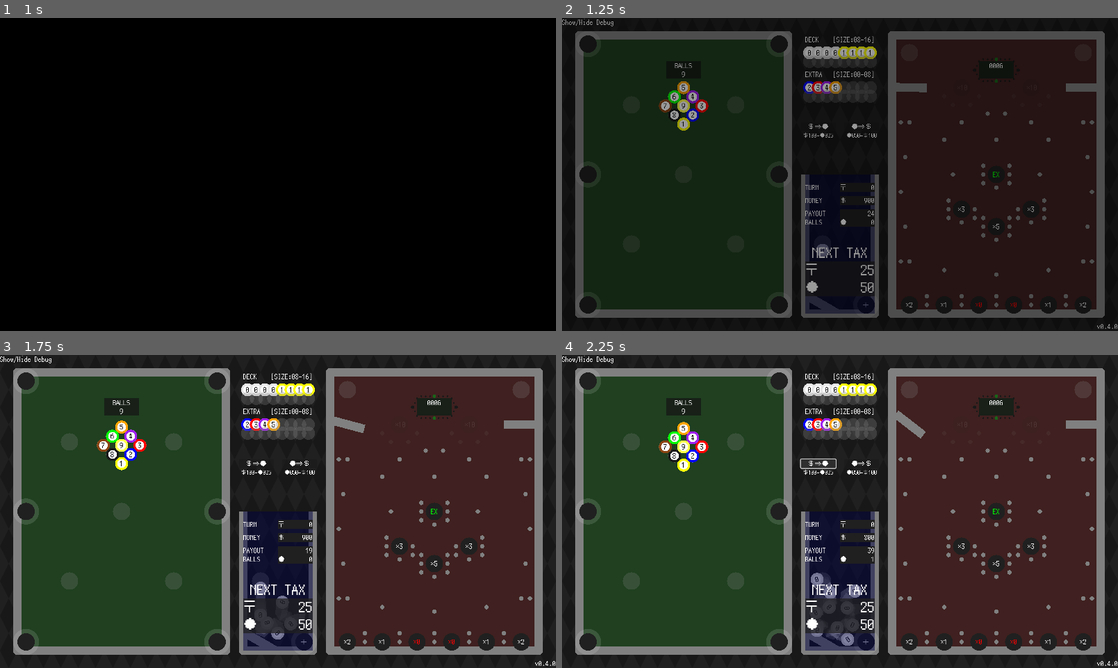
Above: before the commit, frames 1-4 (two rows, left to right).
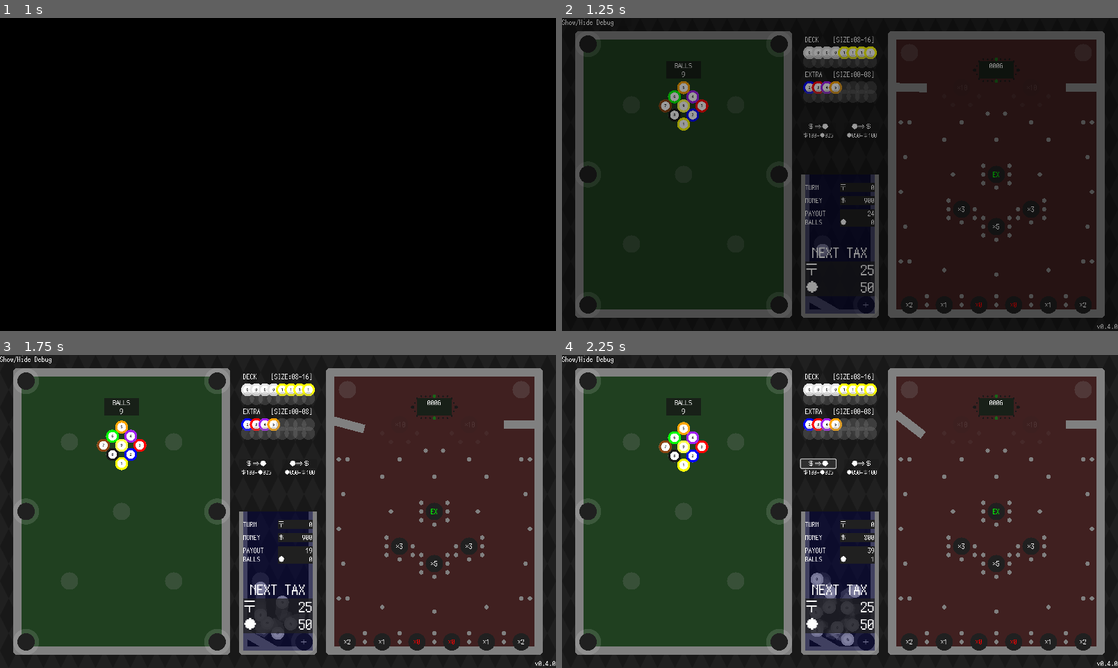
Above: after the commit, the same moments.

Repository: kamikoloss/gamball
Game: Godot game, scene res://scenes/main.tscn
Two runs of this game, one before a commit and one after it. Both use one fixed random seed, a clock stepped at 60 frames per second and the inputs below. Sound files missing from this copy of the repository are replaced by a short silence.
Inputs (mouse positions are in pixels of both pictures, inside the frame that each line leads up to):
- Up to frame 1 (1 s): click "PLAY" at 0.5 s
- Up to frame 2 (1.25 s): no input
- Up to frame 3 (1.75 s): click (122, 461) at 1.27 s
- Up to frame 4 (2.25 s): click "＄⇒●" at 2 s

Frame 1 is identical in both runs. In frame 2, 0.1% of the frame differs, in the area x 18-56%, y 10-75%; in frame 3, 0.1%; in frame 4, 0.2%, in the area x 18-56%, y 10-92%.

Commit message:
Theme 差し替え - Ball

Diff:
--- a/scenes/common/ball.tscn
+++ b/scenes/common/ball.tscn
@@ -2,7 +2,7 @@
 
 [ext_resource type="Script" path="res://scenes/common/ball.gd" id="1_rcr8u"]
 [ext_resource type="Texture2D" uid="uid://68w2c4eh23er" path="res://images/common/base_circle.png" id="2_4bc8b"]
-[ext_resource type="FontFile" uid="uid://cddqcb7np26y8" path="res://themes/PixelMplus12-Regular.ttf" id="3_r213a"]
+[ext_resource type="Theme" uid="uid://bula4jj133y50" path="res://themes/default_theme.tres" id="3_11qrs"]
 
 [sub_resource type="PhysicsMaterial" id="PhysicsMaterial_nh6hv"]
 bounce = 0.8
@@ -148,15 +148,15 @@
 expand_mode = 1
 
 [node name="Level" type="Label" parent="View"]
-offset_left = -80.0
-offset_top = -40.0
-offset_right = 80.0
-offset_bottom = 40.0
-scale = Vector2(0.25, 0.25)
-pivot_offset = Vector2(80, 40)
-theme_override_colors/font_color = Color(0, 0, 0, 1)
-theme_override_fonts/font = ExtResource("3_r213a")
-theme_override_font_sizes/font_size = 64
+self_modulate = Color(0, 0, 0, 1)
+offset_left = -30.0
+offset_top = -30.0
+offset_right = 30.0
+offset_bottom = 30.0
+scale = Vector2(0.5, 0.5)
+pivot_offset = Vector2(30, 30)
+theme = ExtResource("3_11qrs")
+theme_type_variation = &"LabelHeader"
 text = "99"
 horizontal_alignment = 1
 vertical_alignment = 1
--- a/scenes/common/ball_effect.gd
+++ b/scenes/common/ball_effect.gd
@@ -26,6 +26,16 @@
 	TAX_DOWN,
 }
 
+
+# TODO: 居場所はここではない？
+# TODO: Rarity って言葉が変？
+const RARITY_TEXT = {
+	Ball.Rarity.COMMON: 	"★",
+	Ball.Rarity.UNCOMMON:	"★★",
+	Ball.Rarity.RARE:		"★★★",
+	Ball.Rarity.EPIC:		"★★★★",
+	Ball.Rarity.LEGENDARY:	"★★★★★",
+}
 
 # 効果の説明文 (BBCode)
 # TODO: color は replace 処理側に入れていい
@@ -190,25 +200,25 @@
 	var description_base = EFFECT_DESCRIPTIONS[effect_data[0]]
 	var rarity_color: Color = Ball.BALL_RARITY_COLORS[rarity]
 	var rarity_color_code = rarity_color.to_html()
-	var get_color_tagged_text = func(x) -> String:
-		return "[color={r}]{x}[/color]".format({ "r": rarity_color_code, "x": x })
+	var get_variable_text = func(x) -> String:
+		return "[color={r}][b]{x}[/b][/color]".format({ "r": rarity_color_code, "x": x })
 
 	# [ <EffectType>, Ball.Rarity ]
 	if effect_data[0] in [EffectType.RARITY_TOP_UP, EffectType.RARITY_TOP_DOWN]:
 		var a = Ball.Rarity.keys()[effect_data[1]]
 		return description_base.format({
-			"a": get_color_tagged_text.call(a),
+			"a": get_variable_text.call(a),
 		})
 	# [ <EffectType>, param1 ]
 	if effect_data.size() == 2:
 		return description_base.format({
-			"a": get_color_tagged_text.call(effect_data[1]),
+			"a": get_variable_text.call(effect_data[1]),
 		})
 	# [ <EffectType>, param1, param2 ]
 	if effect_data.size() == 3:
 		return description_base.format({
-			"a": get_color_tagged_text.call(effect_data[1]),
-			"b": get_color_tagged_text.call(effect_data[2]),
+			"a": get_variable_text.call(effect_data[1]),
+			"b": get_variable_text.call(effect_data[2]),
 		})
 
 	return ""
